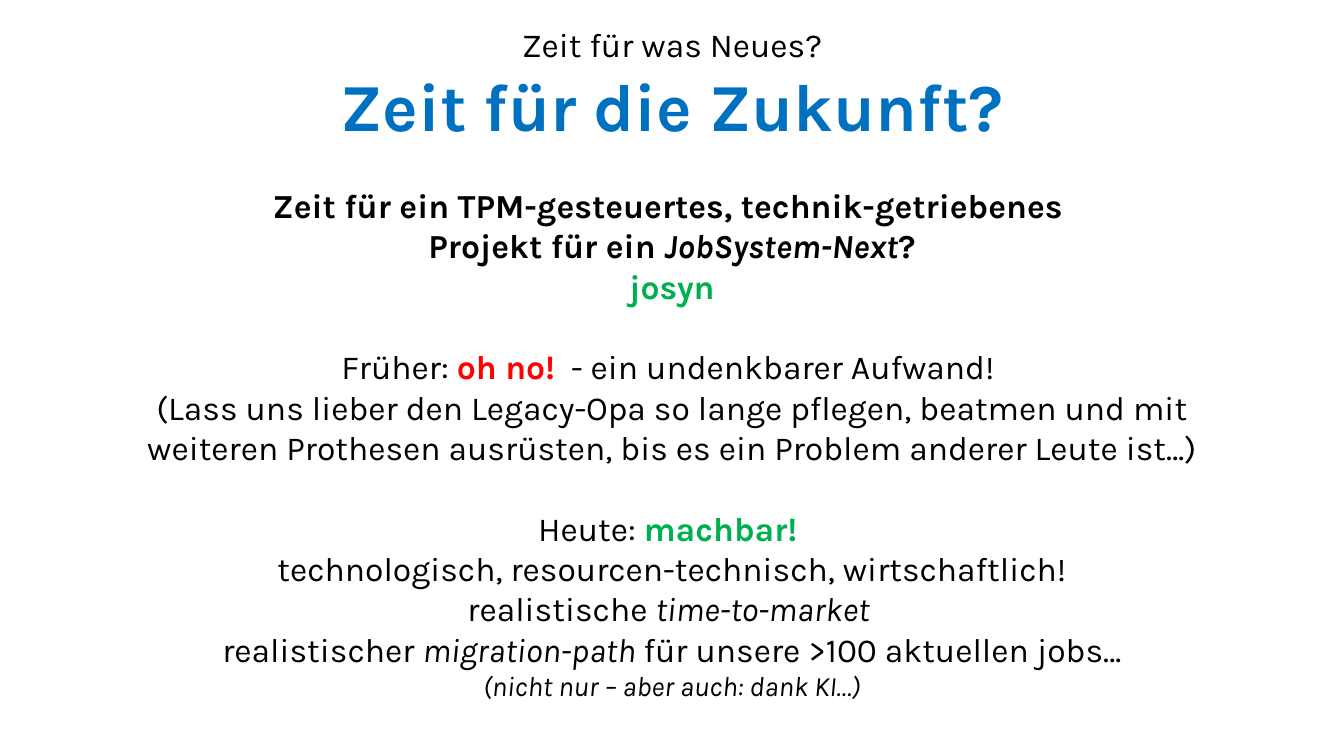
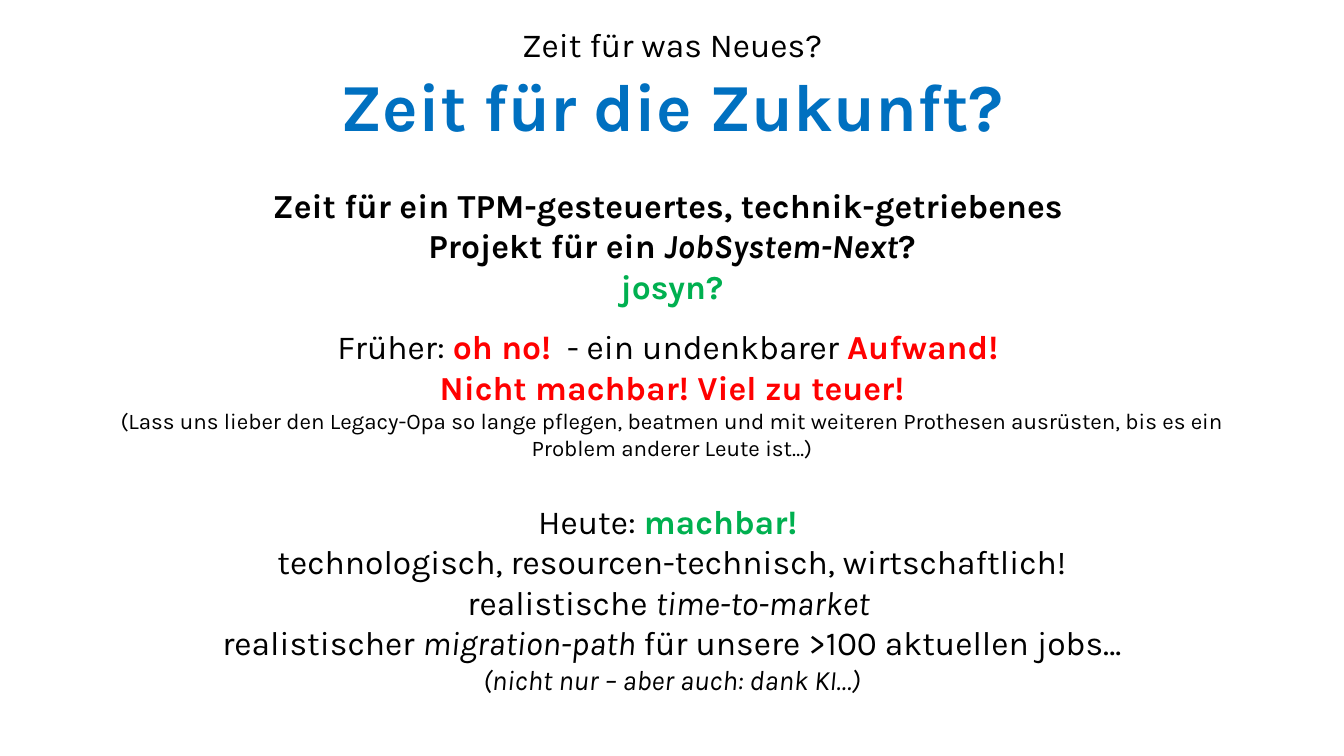
Before and after one commit to ckluth/josyn-platform, a slide deck: slide 5 of josyn-intro.pptx. Drawn at 1344x756 pixels with LibreOffice and Linux fonts; fonts in the diff are those of the drawing. Boxes give left, top, right and bottom in pixels: in the first picture for what was removed or moved away, otherwise in the second. Text is boxed around its words. In the diff, an @@ line names an element or a change of style, - is before the commit and + after.

```diff
--- a/josyn-intro.pptx
+++ b/josyn-intro.pptx
@@ text at (621,275,724,308): text changed @@
-josyn
+josyn?
@@ text at (121,335,1223,459): text colour #000000 to #FF0000, bold on in "Aufwand!"; size 24 to 16 pt in "(Lass uns lieber den Legacy-Opa so lange ..." @@
@@ text at (440,376,904,401): paragraph added @@
+Nicht machbar! Viel zu teuer!
```
Also in this commit, not shown: 5 other slides changed.
